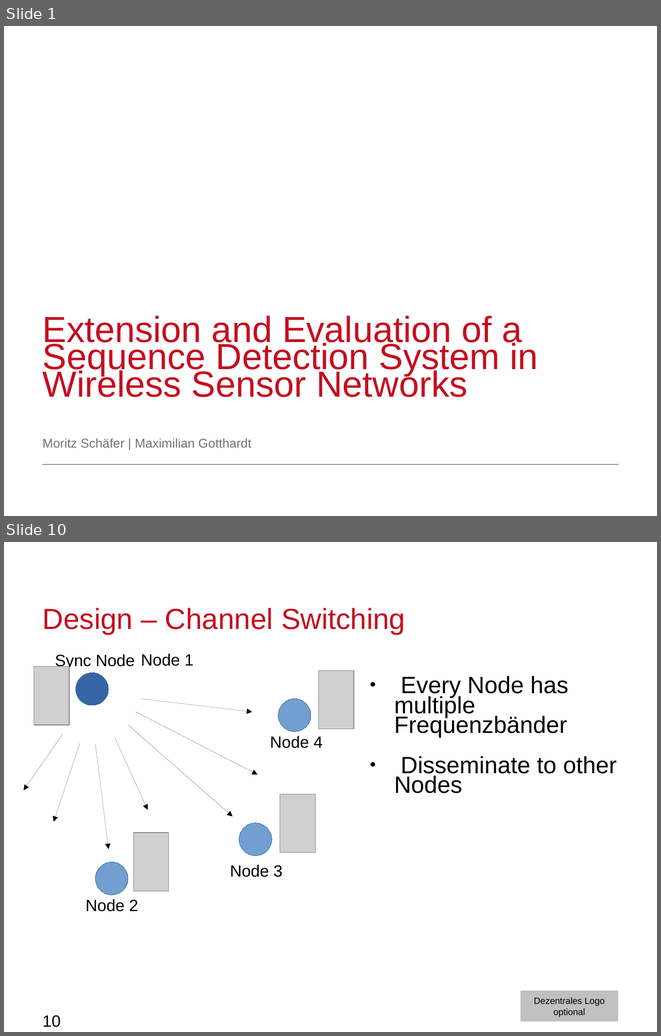
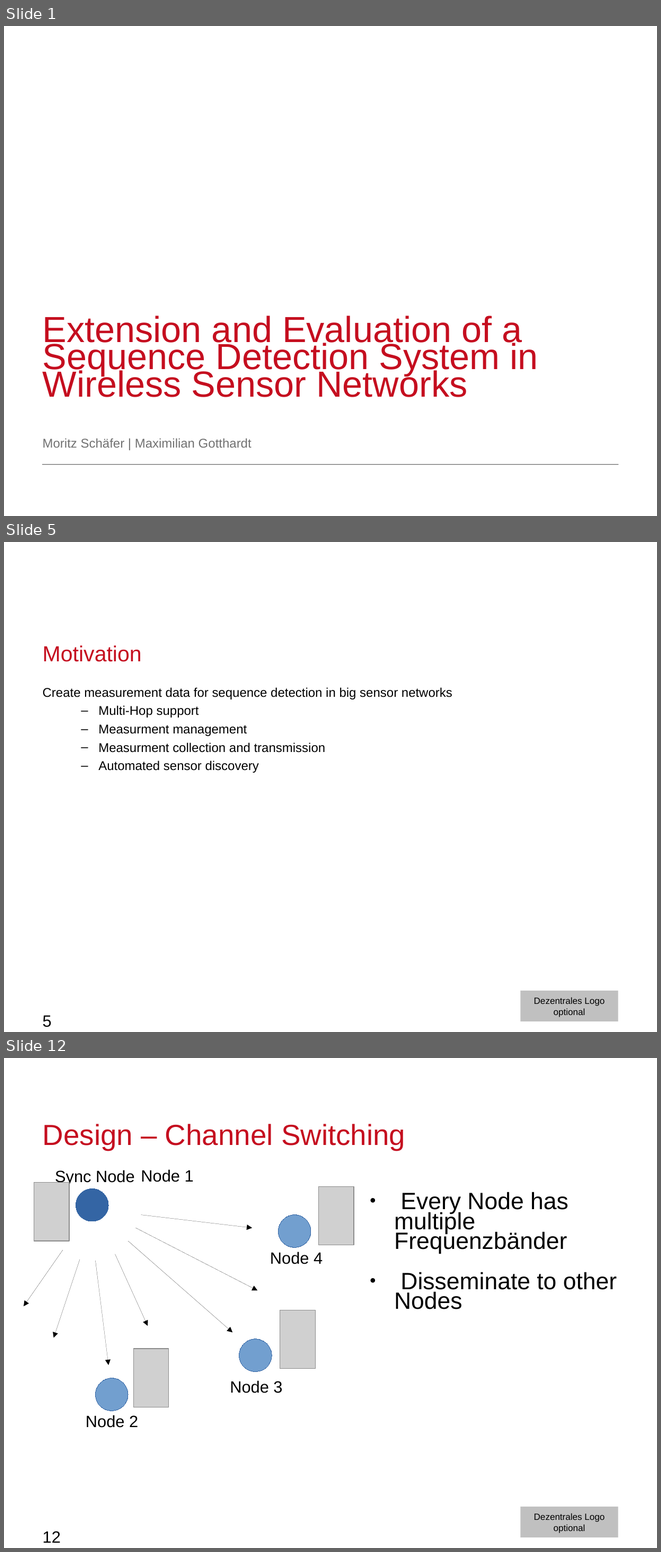
Before and after one commit to moritzschaefer/SensorSequence, a slide deck: docs/MeilensteinNrOne.odp. Shown one above the other, each under a label of ours: slides 1 and 10 before the commit, slides 1, 5 and 12 after it; the slides between them are not shown. The pictures are 661x1036 and 661x1552 pixels, drawn with LibreOffice and Linux fonts; fonts in the diff are those of the drawing; grey boxes stand for pictures; background and template pictures are left out. Boxes give left, top, right and bottom in pixels: in the first picture for what was removed or moved away, otherwise in the second. Text is boxed around its words. In the diff, an @@ line names an element or a change of style, - is before the commit and + after.

Commit message:
presentation - motivation and introduction

```diff
--- a/docs/MeilensteinNrOne.odp
+++ b/docs/MeilensteinNrOne.odp
@@ slide 5 added at [4,542,657,1032], background #FFFFFF; not listed: 1 template element that a slide beside it also shows @@
@@ title added at [43,645,142,662], 24 pt, text #C50E1F @@
+Motivation
@@ text added at [43,687,452,773], 14 pt, text #000000 @@
+Create measurement data for sequence detection in big sensor networks
+  – Multi-Hop support
+  – Measurment management
+  – Measurment collection and transmission
+  – Automated sensor discovery
@@ page number added at [43,1015,52,1027], 18 pt, text #000000 @@
+5
@@ what was slide 10 is now slide 12 @@
@@ page number at [43,1531,61,1542]: text changed @@
-10
+12
```
Also in this commit, not shown: 8 slides changed, 2 other slides added, 1 slide removed.
